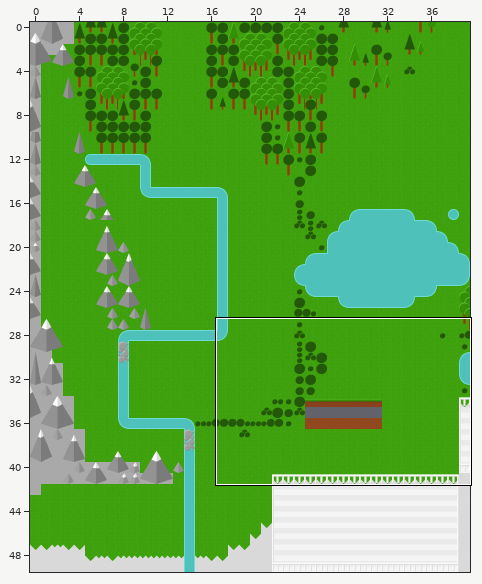
Level history. Tiled map: maps/grassland.tmx. The picture above shows the old version from afar; the outline marks the close-up.
Close-up. Before:
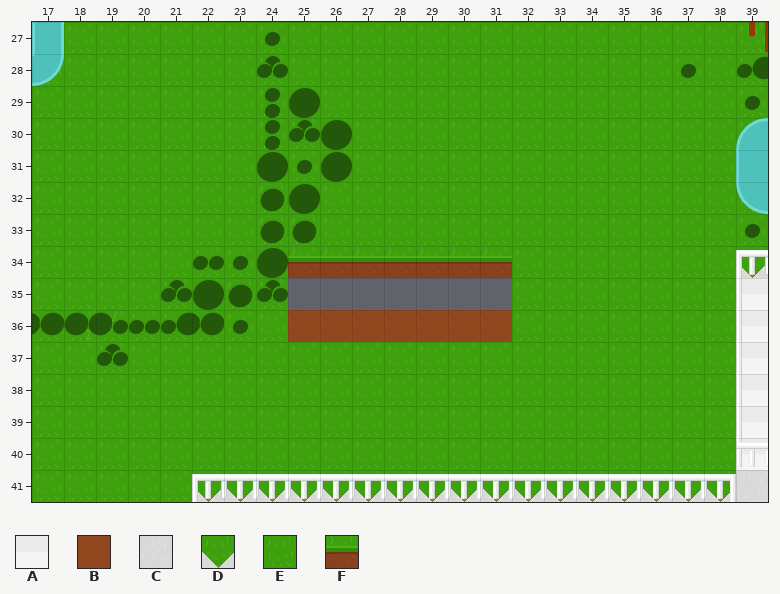
Cells are 32x32 px. Shown: x 17..39, y 27..41.
Key: from "tileset_grassland": A 9, B 10, C 26, D 27, E 29, F 30.
_ is an empty cell, # one hidden under a higher layer.
Layers that did not change in this view are not listed.
Layer "ground1" before, first column x 17:
27 #EEEEEEEEEEEEEEEEEEEEEE
28 EEEEEEEEEEEEEEEEEEEEEEE
29 EEEEEEEEEEEEEEEEEEEEEEE
30 EEEEEEEEEEEEEEEEEEEEEEE
31 EEEEEEEEEEEEEEEEEEEEEE#
32 EEEEEEEEEEEEEEEEEEEEEEE
33 EEEEEEEEEEEEEEEEEEEEEEE
34 EEEEEEEEFFFFFFFEEEEEEED
35 EEEEEEEE_______EEEEEEEA
36 EEEEEEEEBBBBBBBEEEEEEEA
37 EEEEEEEEEEEEEEEEEEEEEEA
38 EEEEEEEEEEEEEEEEEEEEEEA
39 EEEEEEEEEEEEEEEEEEEEEEA
40 EEEEEEEEEEEEEEEEEEEEEEA
41 EEEEEDDDDDDDDDDDDDDDDDC
The same view after the edit:
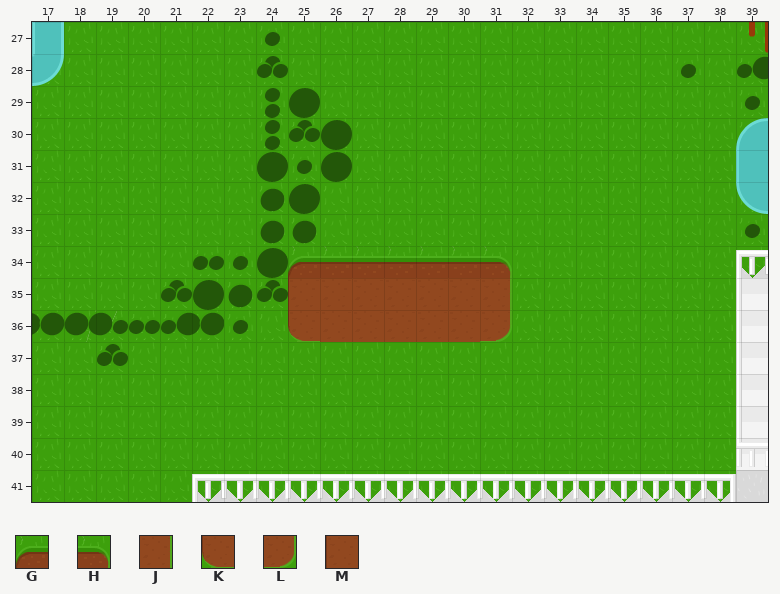
Further tiles: from "tileset_grassland": G 47, H 48, J 49, K 67, L 68, M 69.
The exact change:
Layer "ground1":
Tile B now appears in row 35 at x 26 to 30.
The author changed tile F to tile G in row 34 at x 25.
The author changed tile F to tile H in row 34 at x 31.
Tile J now appears in row 35 at x 31.
The author changed tile B to tile K in row 36 at x 25.
The author changed tile B to tile L in row 36 at x 31.
Tile M now appears in row 35 at x 25.
Boxes around the changes in both close-ups, in picture pixels (x1, y1, x2, y2):
changed: (288, 254, 512, 342)
